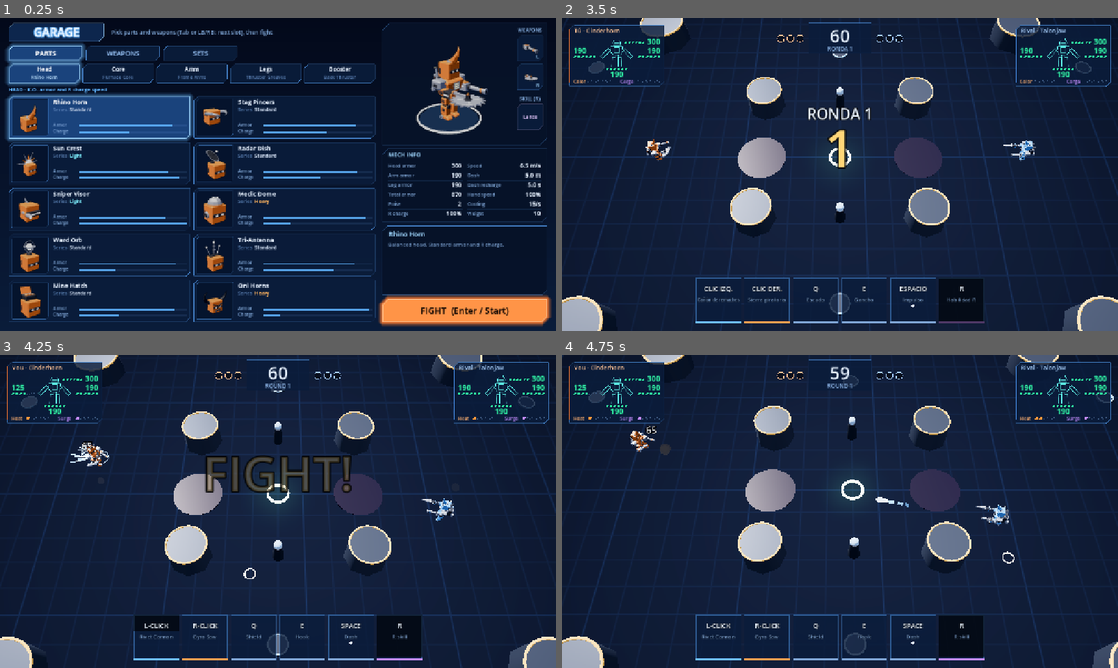
Above: before the commit, frames 1-4 (two rows, left to right).
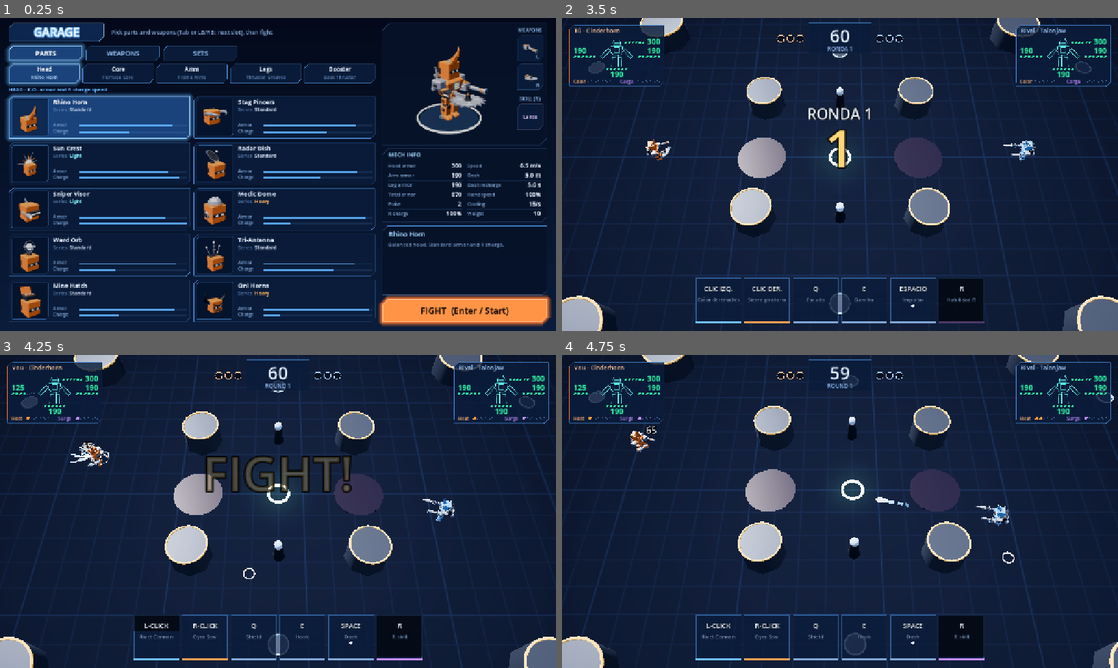
Above: after the commit, the same moments.

Repository: Vegm92/mech-duel
Game: Godot game, scene res://main.tscn
The game is run twice, just before and just after one commit, with the same random seed, the same clock (stepped at 60 frames per second) and the same inputs.
Inputs (mouse positions are in pixels of both pictures, inside the frame that each line leads up to):
- Up to frame 1 (0.25 s): no input
- Up to frame 2 (3.5 s): click "FIGHT (Enter / Start)" at 0.5 s; tap Enter (ui_accept) at 1.25, 1.52, 2.27 s; move the mouse to (962, 158) at 1.27 s; hold D 1.28-2.03 s; tap L at 1.35, 2.3, 2.85 s; click (962, 158) at 1.42 s; tap G at 1.55, 2.1, 3.05 s; move the mouse to (728, 190) at 2.02 s; hold S 2.03-2.78 s; move the mouse to (895, 105) at 2.77 s; hold D from 2.78 s (still down)
- Up to frame 3 (4.25 s): tap Enter (ui_accept) at 3.5, 3.77 s; move the mouse to (250, 574) at 3.52 s; release D at 3.53 s; hold W from 3.53 s (still down); tap G at 3.6 s; click (250, 574) at 3.67 s; tap L at 3.8 s
- Up to frame 4 (4.75 s): move the mouse to (1006, 558) at 4.27 s; release W at 4.28 s; hold A from 4.28 s (still down); tap Tab at 4.35 s; tap Enter (ui_accept) at 4.52 s; tap G at 4.55 s

Frames 1-2 are identical in both runs. In frame 3, 0.6% of the frame differs, in the area x 0-99%, y 0-100%; in frame 4, less than 0.1%.

Commit message:
feat(godot): one smoke, shield ripple, hook cable and pooled effects
- One smoke: every puff layer and the K.O. wreck smoke use the shared
  noise smoke shader (Fx.wreck replaces the mech's own smoke emitter).
- Shield ripple: the view watches act.absorbed and shows a flash card,
  rings and sparks on a block; a guard break gets a bigger burst.
- Hook: team-color cable with a white core, a catch flash, and a cable
  between the mechs while the pull lasts.
- Directional camera kick along the hit line for hits with a direction.
- Pooling: fx meshes, burst emitters, damage numbers and dash
  afterimages are reused instead of freed.
- Sandbox: --block holds the target's shield, --hook auto-throws.

Sim untouched; JS parity and golden hash tests pass.

Design: FX_DESIGN.md (build order steps 4-6)

Co-Authored-By: Claude Opus 5.5 <noreply@anthropic.com>

Diff:
--- a/godot/src/fx.gd
+++ b/godot/src/fx.gd
@@ -18,8 +18,11 @@
 const KO := {"r": 2.0, "ring": 1.8, "ring_secs": 0.45, "stop": 8, "slow": 0.3, "slow_secs": 0.6}
 const LAND := {"ring": 1.15, "ring_secs": 0.3, "spikes": 0.75, "dust": 0.55, "crack": 0.6}
 const DASH := {"every": 3, "ghost_secs": 0.22, "ghost_alpha": 0.4}
+const RIPPLE := {"panel": 1.25, "face": 1.33, "y": 1.05, "r": 0.75, "secs": 0.22, "card": 0.55, "card_secs": 0.07, "broke": 1.7}
+const HOOKED := {"flash": 0.4, "star": 1.4, "ring": 1.1, "secs": 0.18}
+const KICK := {"hit": 1.6, "decay": 14.0, "freq": 42.0}
 const RIBBON := {"steps": 12, "y": 0.07, "edge": 1.2, "tail": 1.2, "head": 0.4, "tip": 0.35, "fade": 0.35, "hot": 0.1, "gain": 1.0}
-const SMOKE := {"step": 0.35, "per": 0.8, "spread": 0.75, "size": Vector2(0.4, 0.75), "grow": 18.0, "swell": 0.35, "rise": 0.7, "fade_in": 6.0, "fade_out": 0.35, "greys": [0.42, 0.34, 0.27], "alpha": 0.85, "segs": 24}
+const SMOKE := {"step": 0.35, "per": 0.8, "spread": 0.75, "size": Vector2(0.4, 0.75), "grow": 18.0, "swell": 0.35, "rise": 0.7, "fade_in": 6.0, "fade_out": 0.35, "greys": [0.42, 0.34, 0.27], "alpha": 0.65, "gain": 1.3, "segs": 24}
 const SMOKE_SHADER := """
 shader_type spatial;
 render_mode blend_mix, depth_draw_never, cull_back, specular_disabled;
@@ -30,9 +33,9 @@
 uniform float churn = 0.35;
 uniform float rim = 0.75;
 uniform float touch = 0.5;
-instance uniform float grey = 0.5;
+uniform float anchor = 1.7;
+instance uniform float grey = 1.0;
 instance uniform float fade = 1.0;
-instance uniform float seed = 0.0;
 varying float lump;
 float hash(vec3 p) {
 	p = fract(p * 0.3183099 + 0.1);
@@ -47,7 +50,7 @@
 		mix(mix(hash(i + vec3(0, 0, 1)), hash(i + vec3(1, 0, 1)), f.x), mix(hash(i + vec3(0, 1, 1)), hash(i + vec3(1, 1, 1)), f.x), f.y), f.z);
 }
 void vertex() {
-	vec3 p = VERTEX * scale + vec3(seed) + vec3(0.0, TIME * churn, 0.0);
+	vec3 p = VERTEX * scale + MODEL_MATRIX[3].xyz * anchor + vec3(0.0, TIME * churn, 0.0);
 	lump = noise(p) * 0.65 + noise(p * 2.3) * 0.35;
 	VERTEX += NORMAL * (lump - 0.5) * 2.0 * bump;
 }
@@ -56,9 +59,9 @@
 	float d = texture(depth_tex, SCREEN_UV).r;
 	vec4 v = INV_PROJECTION_MATRIX * vec4(SCREEN_UV * 2.0 - 1.0, d, 1.0);
 	float gap = clamp((VERTEX.z - v.z / v.w) / touch, 0.0, 1.0);
-	ALBEDO = vec3(grey * (0.8 + 0.4 * lump));
+	ALBEDO = COLOR.rgb * grey * (0.8 + 0.4 * lump);
 	ROUGHNESS = 1.0;
-	ALPHA = alpha * fade * edge * gap;
+	ALPHA = clamp(alpha * COLOR.a * fade * edge * gap, 0.0, 1.0);
 }
 """
 
@@ -109,6 +112,24 @@
 
 static var _smoke_mat: ShaderMaterial
 static var _fire_mat: ShaderMaterial
+
+
+static func smoke_mat() -> ShaderMaterial:
+	if _smoke_mat == null:
+		_smoke_mat = ShaderMaterial.new()
+		_smoke_mat.shader = Shader.new()
+		_smoke_mat.shader.code = SMOKE_SHADER
+		_smoke_mat.set_shader_parameter("alpha", SMOKE.gain)
+	return _smoke_mat
+
+
+static func wreck(mech: Node3D) -> CPUParticles3D:
+	var s := emitter(LAYERS.wreck_smoke)
+	s.emitting = false
+	s.direction = Vector3.UP
+	s.position = Vector3(0, 1.2, 0)
+	mech.add_child(s)
+	return s
 
 
 static func fire_mat() -> ShaderMaterial:
@@ -163,11 +184,14 @@
 	"land_dust": {"mesh": "puff_s", "ramp": "dust", "n": Vector2(14, 14), "speed": Vector2(1, 3), "life": 0.8, "spread": 70.0, "gravity": 0.5, "damp": 4.0, "grow": 2.5},
 	"dash_streaks": {"mesh": "needle", "ramp": "spark", "n": Vector2(12, 12), "speed": Vector2(8, 16), "life": 0.25, "spread": 12.0, "gravity": 0.0, "damp": 18.0, "align": true, "shrink": true, "add": true},
 	"dash_dust": {"mesh": "puff_s", "ramp": "dust", "n": Vector2(5, 5), "speed": Vector2(0.5, 1.5), "life": 0.6, "spread": 60.0, "gravity": 0.4, "damp": 3.0, "grow": 2.0},
+	"wreck_smoke": {"mesh": "puff", "ramp": "smoke_dark", "n": Vector2(28, 28), "speed": Vector2(0.8, 2.0), "life": 1.8, "spread": 20.0, "gravity": 0.8, "damp": 0.5, "grow": 2.0},
+	"shield_sparks": {"mesh": "needle_s", "ramp": "shield", "n": Vector2(4, 12), "speed": Vector2(6, 14), "life": 0.2, "spread": 40.0, "gravity": 0.0, "damp": 30.0, "align": true, "shrink": true, "add": true},
+	"hook_sparks": {"mesh": "needle_s", "ramp": "spark", "n": Vector2(10, 10), "speed": Vector2(6, 14), "life": 0.22, "spread": 180.0, "gravity": 0.0, "damp": 26.0, "align": true, "shrink": true, "add": true},
 	"missile_trail": {"mesh": "puff_s", "ramp": "smoke_thin", "n": Vector2(48, 48), "speed": Vector2(1, 2), "life": 0.55, "spread": 15.0, "gravity": 0.6, "damp": 3.0, "grow": 2.5},
 }
 const MESHES := {
 	"needle": [Vector3(0.08, 0.9, 0.08), 0], "needle_s": [Vector3(0.065, 0.55, 0.065), 0],
-	"chip": [Vector3(0.14, 0.14, 0.14), 0], "chunk": [Vector3(0.26, 0.18, 0.22), 0], "puff": [0.42, 14], "puff_s": [0.2, 10], "fireball": [0.42, 24],
+	"chip": [Vector3(0.14, 0.14, 0.14), 0], "chunk": [Vector3(0.26, 0.18, 0.22), 0], "puff": [0.42, 20], "puff_s": [0.2, 16], "fireball": [0.42, 24],
 }
 const RAMPS := {
 	"spark": [Color8(255, 240, 180), Color8(255, 190, 80), Color8(255, 120, 40), Color8(255, 90, 30, 0)],
@@ -187,6 +211,30 @@
 
 static var _ramps := {}
 static var _curves := {}
+static var _bars: Array = []
+static var _parts: Array = []
+
+
+static func take(list: Array) -> Node:
+	while list.size():
+		var n = list.pop_back()
+		if is_instance_valid(n):
+			return n
+	return null
+
+
+static func park(n: Node, list: Array) -> void:
+	n.visible = false
+	list.append(n)
+
+
+static func place(n: Node3D, parent: Node) -> void:
+	var at := n.get_parent()
+	if at != parent:
+		if at != null:
+			at.remove_child(n)
+		parent.add_child(n)
+	n.visible = true
 
 
 static func weight(dmg: float) -> float:
@@ -232,15 +280,18 @@
 
 
 static func bar(parent: Node3D, p: Vector3, m: Mesh, c: Color, scale_ := Vector3.ONE, rot := Vector3.ZERO, add := true) -> MeshInstance3D:
-	var mi := MeshInstance3D.new()
-	mi.physics_interpolation_mode = Node.PHYSICS_INTERPOLATION_MODE_OFF
+	var mi := take(_bars) as MeshInstance3D
+	if mi == null:
+		mi = MeshInstance3D.new()
+		mi.physics_interpolation_mode = Node.PHYSICS_INTERPOLATION_MODE_OFF
+		mi.cast_shadow = GeometryInstance3D.SHADOW_CASTING_SETTING_OFF
+	place(mi, parent)
 	mi.mesh = m
 	mi.material_override = Mech.flat(c, add)
-	mi.cast_shadow = GeometryInstance3D.SHADOW_CASTING_SETTING_OFF
+	mi.transparency = 0.0
 	mi.position = p
 	mi.rotation = rot
 	mi.scale = scale_
-	parent.add_child(mi)
 	return mi
 
 
@@ -248,7 +299,7 @@
 	var tw := mi.create_tween().set_parallel()
 	tw.tween_property(mi, "scale", to_scale, secs).set_ease(ease_).set_trans(Tween.TRANS_CUBIC)
 	tw.tween_property(mi, "transparency", 1.0, secs).set_ease(Tween.EASE_IN)
-	tw.chain().tween_callback(mi.queue_free)
+	tw.chain().tween_callback(park.bind(mi, _bars))
 
 
 static func flash(parent: Node3D, p: Vector3, size: float, secs: float, c := Color.WHITE) -> void:
@@ -271,11 +322,32 @@
 static func emitter(L: Dictionary, t := 1.0, k := 1.0, g: Gradient = null) -> CPUParticles3D:
 	var s := CPUParticles3D.new()
 	s.physics_interpolation_mode = Node.PHYSICS_INTERPOLATION_MODE_OFF
+	s.cast_shadow = GeometryInstance3D.SHADOW_CASTING_SETTING_OFF
+	return setup(s, L, t, k, g)
+
+
+static func spare(L: Dictionary, t := 1.0, k := 1.0, g: Gradient = null) -> CPUParticles3D:
+	var s := take(_parts) as CPUParticles3D
+	if s == null:
+		s = emitter(L, t, k, g)
+		s.one_shot = true
+		s.explosiveness = 1.0
+		s.finished.connect(park.bind(s, _parts))
+		return s
+	return setup(s, L, t, k, g)
+
+
+static func setup(s: CPUParticles3D, L: Dictionary, t: float, k: float, g: Gradient) -> CPUParticles3D:
 	s.amount = maxi(1, roundi(lerpf(L.n.x, L.n.y, t)))
 	s.lifetime = L.life
 	s.lifetime_randomness = 0.4
 	s.mesh = mesh(L.mesh)
-	s.material_override = fire_mat() if L.get("fire", false) else Mech.flat(Color.WHITE, L.get("add", false))
+	if L.get("fire", false):
+		s.material_override = fire_mat()
+	elif L.mesh.begins_with("puff"):
+		s.material_override = smoke_mat()
+	else:
+		s.material_override = Mech.flat(Color.WHITE, L.get("add", false))
 	s.color_ramp = g if g != null else ramp(L.ramp)
 	s.spread = L.spread
 	s.initial_velocity_min = L.speed.x * k
@@ -288,34 +360,30 @@
 	var grow: float = L.get("grow", 1.0)
 	s.scale_amount_min = 0.7 * grow * size
 	s.scale_amount_max = 1.2 * grow * size
+	s.scale_amount_curve = null
 	if grow != 1.0:
 		s.scale_amount_curve = curve([Vector2(0, 1.0 / grow), Vector2(1, 1)])
 	elif L.get("shrink", false):
 		s.scale_amount_curve = curve([Vector2(0, 1), Vector2(0.6, 0.8), Vector2(1, 0)])
-	if L.has("spin"):
-		s.particle_flag_rotate_y = true
-		s.angle_min = 0.0
-		s.angle_max = 360.0
-		s.angular_velocity_min = -L.spin
-		s.angular_velocity_max = L.spin
-	if L.has("sphere"):
-		s.emission_shape = CPUParticles3D.EMISSION_SHAPE_SPHERE
-		s.emission_sphere_radius = L.sphere * k
-	s.cast_shadow = GeometryInstance3D.SHADOW_CASTING_SETTING_OFF
+	var spin: float = L.get("spin", 0.0)
+	s.particle_flag_rotate_y = spin > 0.0
+	s.angle_max = 360.0 if spin > 0.0 else 0.0
+	s.angular_velocity_min = -spin
+	s.angular_velocity_max = spin
+	s.emission_shape = CPUParticles3D.EMISSION_SHAPE_SPHERE if L.has("sphere") else CPUParticles3D.EMISSION_SHAPE_POINT
+	s.emission_sphere_radius = L.get("sphere", 0.0) * k
+	s.rotation = Vector3.ZERO
 	return s
 
 
 static func fire(parent: Node3D, s: CPUParticles3D) -> CPUParticles3D:
-	s.one_shot = true
-	s.explosiveness = 1.0
-	parent.add_child(s)
-	s.emitting = true
-	s.finished.connect(s.queue_free)
+	place(s, parent)
+	s.restart()
 	return s
 
 
 static func burst(parent: Node3D, p: Vector3, dir: Vector3, L: Dictionary, t := 1.0, k := 1.0, g: Gradient = null) -> CPUParticles3D:
-	var s := emitter(L, t, k, g)
+	var s := spare(L, t, k, g)
 	s.direction = dir
 	s.position = p
 	return fire(parent, s)
@@ -393,7 +461,7 @@
 	star(parent, b, 1.2, 0.1, c)
 	burst(parent, b, Vector3.UP, LAYERS.ray_sparks, 1.0, 1.0, ramp(ramp_name))
 	if along:
-		var s := emitter(LAYERS.beam_sparks, 1.0, 1.0, ramp(ramp_name))
+		var s := spare(LAYERS.beam_sparks, 1.0, 1.0, ramp(ramp_name))
 		s.direction = Vector3.UP
 		s.emission_shape = CPUParticles3D.EMISSION_SHAPE_BOX
 		s.emission_box_extents = Vector3(d.length() / 2.0, 0.1, w / 2.0)
@@ -456,6 +524,39 @@
 	return PARRY.stop
 
 
+static func ripple(parent: Node3D, xf: Transform3D, soaked: float, broke: bool) -> void:
+	var t := weight(soaked) / HIT.w_max
+	var p := xf * Vector3(RIPPLE.face, RIPPLE.y, 0)
+	var out := xf.basis.x.normalized()
+	var yaw := xf.basis.orthonormalized().get_euler().y
+	var size: float = RIPPLE.r * (0.6 + 0.4 * t) * (RIPPLE.broke if broke else 1.0)
+	var rot := Vector3(0, yaw, PI / 2.0)
+	var card := Vector3(0.13, 1.4, 2.3)
+	fade(bar(parent, xf * Vector3(RIPPLE.panel, RIPPLE.y, 0), Mech.box(Vector3.ONE), Color(SHIELD_C, RIPPLE.card), card, Vector3(0, yaw, 0)), RIPPLE.card_secs, card * Vector3(1, 1.08, 1.06))
+	fade(bar(parent, p, Mech.ring(0.9, 1.0), SHIELD_C, Vector3(size * 0.25, 0.3, size * 0.25), rot), RIPPLE.secs, Vector3(size, 0.3, size), Tween.EASE_OUT)
+	fade(bar(parent, p, Mech.ring(0.9, 1.0), Color.WHITE, Vector3(size * 0.15, 0.3, size * 0.15), rot), RIPPLE.secs * 0.7, Vector3(size * 0.6, 0.3, size * 0.6), Tween.EASE_OUT)
+	burst(parent, p, out, LAYERS.shield_sparks, 1.0 if broke else t)
+	if broke:
+		flash(parent, p, BREAK.flash, 0.06)
+		star(parent, p, BREAK.star, HIT.star_secs * 1.5, SHIELD_C)
+		burst(parent, p, out, LAYERS.parry_sparks)
+
+
+static func hooked(parent: Node3D, f: Dictionary, c: Color) -> void:
+	var p := Vector3(f.x, 1.05, f.y)
+	flash(parent, p, HOOKED.flash, 0.05)
+	star(parent, p, HOOKED.star, HOOKED.secs * 0.6, c)
+	ring(parent, p, 0.2, HOOKED.ring, HOOKED.secs, c)
+	burst(parent, p, Vector3.UP, LAYERS.hook_sparks, 1.0, 1.0, tint(c))
+
+
+static func kick_of(f: Dictionary) -> Vector3:
+	var a = f.get("from")
+	if a == null:
+		return Vector3.ZERO
+	return Vector3(-cos(a), 0, -sin(a)) * shake_of(f) * KICK.hit
+
+
 static func shatter(parent: Node3D, mech: Node3D, f: Dictionary, c: Color) -> int:
 	var p := Vector3(f.x, 1.2, f.y)
 	flash(parent, p, BREAK.flash, 0.06)
@@ -504,20 +605,42 @@
 
 
 static func ghost(parent: Node3D, mech: Node3D, c: Color) -> void:
-	var g := mech.duplicate(0) as Node3D
-	var m := Mech.flat(Color(c, DASH.ghost_alpha), true).duplicate() as StandardMaterial3D
-	for n in g.find_children("*", "", true, false):
-		if n is CPUParticles3D or (n is Node3D and n.top_level):
-			n.queue_free()
-		elif n is GeometryInstance3D:
-			n.material_override = m
-			n.cast_shadow = GeometryInstance3D.SHADOW_CASTING_SETTING_OFF
-	g.physics_interpolation_mode = Node.PHYSICS_INTERPOLATION_MODE_OFF
-	parent.add_child(g)
+	if not mech.has_meta("ghosts"):
+		mech.set_meta("ghosts", [])
+		mech.set_meta("spare_ghosts", [])
+	var g := take(mech.get_meta("spare_ghosts")) as Node3D
+	if g == null:
+		g = mech.duplicate(0) as Node3D
+		var m := Mech.flat(Color(c, DASH.ghost_alpha), true).duplicate() as StandardMaterial3D
+		var pairs := []
+		var src := mech.find_children("*", "Node3D", true, false)
+		var dst := g.find_children("*", "Node3D", true, false)
+		for i in dst.size():
+			var n: Node3D = dst[i]
+			if n is CPUParticles3D or n.top_level:
+				n.visible = false
+				if n is CPUParticles3D:
+					(n as CPUParticles3D).emitting = false
+				continue
+			if n is GeometryInstance3D:
+				n.material_override = m
+				n.cast_shadow = GeometryInstance3D.SHADOW_CASTING_SETTING_OFF
+			pairs.append([src[i], n])
+		g.set_meta("pairs", pairs)
+		g.set_meta("mat", m)
+		g.physics_interpolation_mode = Node.PHYSICS_INTERPOLATION_MODE_OFF
+		mech.get_meta("ghosts").append(g)
+	else:
+		for p in g.get_meta("pairs"):
+			p[1].transform = p[0].transform
+			p[1].visible = p[0].visible
+	place(g, parent)
 	g.global_transform = mech.global_transform
+	var mat: StandardMaterial3D = g.get_meta("mat")
+	mat.albedo_color.a = DASH.ghost_alpha
 	var tw := g.create_tween()
-	tw.tween_property(m, "albedo_color:a", 0.0, DASH.ghost_secs)
-	tw.tween_callback(g.queue_free)
+	tw.tween_property(mat, "albedo_color:a", 0.0, DASH.ghost_secs)
+	tw.tween_callback(park.bind(g, mech.get_meta("spare_ghosts")))
 
 
 static func ribbon(im: ImmediateMesh, a: Vector2, b: Vector2, w: float, c: Color, life: float) -> void:
@@ -565,16 +688,10 @@
 		var p := a + d.normalized() * along + off
 		born.append([p, w * rng.randf_range(SMOKE.size.x, SMOKE.size.y), age])
 		if n.get_child_count() <= i:
-			if _smoke_mat == null:
-				_smoke_mat = ShaderMaterial.new()
-				_smoke_mat.shader = Shader.new()
-				_smoke_mat.shader.code = SMOKE_SHADER
-				_smoke_mat.set_shader_parameter("alpha", SMOKE.alpha)
-			var mi := Mech.add(n, Mech.ball(1.0, SMOKE.segs), _smoke_mat)
+			var mi := Mech.add(n, Mech.ball(1.0, SMOKE.segs), smoke_mat())
 			mi.cast_shadow = GeometryInstance3D.SHADOW_CASTING_SETTING_OFF
 			mi.physics_interpolation_mode = Node.PHYSICS_INTERPOLATION_MODE_OFF
 			mi.set_instance_shader_parameter("grey", SMOKE.greys[i % SMOKE.greys.size()])
-		(n.get_child(i) as MeshInstance3D).set_instance_shader_parameter("seed", rng.randf() * 100.0)
 	var left := float(tr.t) / float(tr.T)
 	var spent := 1.0 - left
 	for i in born.size():
@@ -586,7 +703,7 @@
 		mi.visible = true
 		mi.scale = Vector3.ONE * r
 		mi.position = Vector3(b[0].x, r * 0.55 + SMOKE.rise * spent, b[0].y)
-		mi.set_instance_shader_parameter("fade", minf(t / SMOKE.fade_in, 1.0) * minf(left / SMOKE.fade_out, 1.0))
+		mi.set_instance_shader_parameter("fade", SMOKE.alpha * minf(t / SMOKE.fade_in, 1.0) * minf(left / SMOKE.fade_out, 1.0))
 
 
 static func trail(parent: Node3D) -> CPUParticles3D:
--- a/godot/src/main.gd
+++ b/godot/src/main.gd
@@ -36,12 +36,16 @@
 var shooting := false
 var tapped := {}
 var shake := 0.0
+var kick := Vector3.ZERO
+var kick_t := 0.0
 var stop := 0
 var slow := 0.0
 var sandbox := false
 var gun := -1
 var auto_fire := true
 var guard := false
+var block := false
+var auto_hook := false
 var refill := true
 var auto_dash := false
 var frozen := false
@@ -106,6 +110,10 @@
 			hover_arg = a.substr(8)
 		elif a == "--guard":
 			guard = true
+		elif a == "--block":
+			block = true
+		elif a == "--hook":
+			auto_hook = true
 		elif a == "--norefill":
 			refill = false
 		elif a == "--dash":
@@ -382,9 +390,12 @@
 			if auto_dash and state.tick % SANDBOX.dash == 0:
 				me.dash = true
 				me.my = -1.0
+			if auto_hook:
+				me.hook = state.tick % 2 == 0
 			foe = Sim.IDLE.duplicate()
 			foe.ax = state.mechs[0].x
 			foe.ay = state.mechs[0].y
+			foe.shield = block
 			if guard:
 				for s in state.shots:
 					if s.owner == 0 and Vector2(s.x - t.x, s.y - t.y).length() < SANDBOX.guard:
@@ -394,6 +405,10 @@
 		view.sync(state, aim, delta)
 	shake = maxf(shake, view.shake)
 	view.shake = 0.0
+	if view.kick.length() > kick.length() * exp(-kick_t * Fx.KICK.decay):
+		kick = view.kick
+		kick_t = 0.0
+	view.kick = Vector3.ZERO
 	stop = maxi(stop, view.stop)
 	view.stop = 0
 	slow = maxf(slow, view.slow)
@@ -481,8 +496,10 @@
 		Engine.time_scale = Fx.KO.slow if slow > 0.0 else 1.0
 	shake = maxf(0.0, shake - delta * 2.5)
 	var s := shake * shake
-	cam.h_offset = randf_range(-1.0, 1.0) * s * 0.6
-	cam.v_offset = randf_range(-1.0, 1.0) * s * 0.6
+	kick_t += delta
+	var k := -kick * exp(-kick_t * Fx.KICK.decay) * cos(kick_t * Fx.KICK.freq)
+	cam.h_offset = randf_range(-1.0, 1.0) * s * 0.6 + k.dot(cam.global_basis.x)
+	cam.v_offset = randf_range(-1.0, 1.0) * s * 0.6 + k.dot(cam.global_basis.y)
 
 
 func part_sheet(slot: String) -> void:
--- a/godot/src/mech.gd
+++ b/godot/src/mech.gd
@@ -284,21 +284,6 @@
 	bubble.visible = false
 	aim_line = add(torso, box(Vector3(1, 0.06, 1)), glow(Color8(255, 190, 90), 4.0, 0.6), Vector3(0, 1.08, 0))
 	aim_line.visible = false
-	smoke = CPUParticles3D.new()
-	smoke.amount = 28
-	smoke.lifetime = 1.8
-	smoke.emitting = false
-	smoke.direction = Vector3.UP
-	smoke.spread = 20.0
-	smoke.initial_velocity_min = 0.8
-	smoke.initial_velocity_max = 2.0
-	smoke.gravity = Vector3(0.3, 0.8, 0)
-	smoke.scale_amount_min = 0.5
-	smoke.scale_amount_max = 1.5
-	smoke.mesh = ball(0.35, 8)
-	smoke.material_override = mat(Color(0.12, 0.12, 0.14, 0.6), 0.0, 0.0, 1.0)
-	smoke.position = Vector3(0, 1.2, 0)
-	add_child(smoke)
 	var tm := StandardMaterial3D.new()
 	tm.shading_mode = BaseMaterial3D.SHADING_MODE_UNSHADED
 	tm.vertex_color_use_as_albedo = true
--- a/godot/src/view.gd
+++ b/godot/src/view.gd
@@ -43,6 +43,8 @@
 var heal_cross: Node3D
 var jets := []
 var cones := {}
+var labels := []
+var kick := Vector3.ZERO
 var reticle: MeshInstance3D
 var danger: MeshInstance3D
 var danger_mesh := ImmediateMesh.new()
@@ -243,12 +245,15 @@
 
 func reset(state: Dictionary) -> void:
 	for m in mechs:
+		for g in m.get_meta("ghosts", []):
+			g.queue_free()
 		m.queue_free()
 	mechs.clear()
 	for m in state.mechs:
 		var node := Mech.new()
 		add_child(node)
 		node.build(m.loadout, m.team)
+		node.smoke = Fx.wreck(node)
 		mechs.append(node)
 	for n in active:
 		n.visible = false
@@ -275,6 +280,16 @@
 		var act = state.mechs[i].act
 		if act != null and act.k == "dash" and act.get("ph") == "go" and tick % Fx.DASH.every == 0:
 			Fx.ghost(self, mechs[i], Mech.TEAM[state.mechs[i].team])
+		guard(state.mechs[i], mechs[i])
+		var pull = state.mechs[i].pull
+		if pull != null:
+			var by = state.mechs[pull.by]
+			var cab := node_for(pull, "cable")
+			var d := Vector2(state.mechs[i].x - by.x, state.mechs[i].y - by.y)
+			cab.position = Vector3(state.mechs[i].x, 1.05, state.mechs[i].y)
+			cab.rotation = Vector3(0, -d.angle(), 0)
+			tether(cab, d.length(), Mech.TEAM[by.team])
+			settle(cab)
 	reticle.position = aim + Vector3(0, 0.05, 0)
 	reticle.visible = state.phase == "fight" and not state.mechs[0].ko
 	for f in state.fx:
@@ -330,6 +345,25 @@
 	arena(state)
 
 
+func guard(m: Dictionary, node) -> void:
+	var was: float = node.get_meta("soaked", 0.0)
+	var got: float = m.act.get("absorbed", 0.0) if Sim.shield_up(m) else 0.0
+	if got > was:
+		Fx.ripple(self, node.shield.global_transform, got - was, false)
+	elif was > 0.0 and m.act == null and m.cd.shield > Sim.SHIELD.cd:
+		Fx.ripple(self, node.shield.global_transform, was, true)
+	node.set_meta("soaked", got)
+
+
+func tether(n: Node3D, ln: float, c: Color) -> void:
+	var w := 1.0 + 0.3 * sin(tick * 1.7)
+	for i in 2:
+		var b: MeshInstance3D = n.get_child(i)
+		b.position = Vector3(-ln / 2.0, 0, 0)
+		b.scale = Vector3(ln, w, w)
+	n.get_child(0).material_override = Mech.flat(Color(c, 0.85), true)
+
+
 func node_for(o: Dictionary, kind: String) -> Node3D:
 	var n = o.get("_n")
 	if n == null:
@@ -370,7 +404,13 @@
 			n = Node3D.new()
 			add_child(n)
 			Mech.add(n, Mech.box(Vector3(0.4, 0.2, 0.4)), Mech.mat(Mech.STEEL, 0.0, 0.8, 0.3))
-			Mech.add(n, Mech.box(Vector3(1, 0.06, 0.06)), Mech.mat(Color8(120, 126, 140), 0.0, 0.8, 0.3))
+			make("cable").reparent(n, false)
+		"cable":
+			n = Node3D.new()
+			add_child(n)
+			for w in [0.08, 0.03]:
+				var b := Mech.add(n, Mech.box(Vector3(1, w, w)), Mech.flat(Color.WHITE, true))
+				b.cast_shadow = GeometryInstance3D.SHADOW_CASTING_SETTING_OFF
 		"lob":
 			n = Node3D.new()
 			add_child(n)
@@ -464,9 +504,7 @@
 			var o = state.mechs[s.owner]
 			var back := Vector2(o.x - s.x, o.y - s.y)
 			n.rotation = Vector3(0, -(-back).angle(), 0)
-			var chain: MeshInstance3D = n.get_child(1)
-			chain.scale = Vector3(back.length(), 1, 1)
-			chain.position = Vector3(-back.length() / 2.0, 0, 0)
+			tether(n.get_child(1), back.length(), Mech.TEAM[team])
 	settle(n)
 
 
@@ -624,22 +662,25 @@
 
 
 func number(p: Vector3, text: String, c: Color, size: int) -> void:
-	var l := Label3D.new()
-	l.physics_interpolation_mode = Node.PHYSICS_INTERPOLATION_MODE_OFF
+	var l := Fx.take(labels) as Label3D
+	if l == null:
+		l = Label3D.new()
+		l.physics_interpolation_mode = Node.PHYSICS_INTERPOLATION_MODE_OFF
+		l.outline_size = 14
+		l.outline_modulate = Color(0, 0, 0, 0.85)
+		l.billboard = BaseMaterial3D.BILLBOARD_ENABLED
+		l.no_depth_test = true
+		l.pixel_size = 0.012
+	Fx.place(l, self)
 	l.text = text
 	l.font_size = size
-	l.outline_size = 14
 	l.modulate = c
-	l.outline_modulate = Color(0, 0, 0, 0.85)
-	l.billboard = BaseMaterial3D.BILLBOARD_ENABLED
-	l.no_depth_test = true
-	l.pixel_size = 0.012
+	l.transparency = 0.0
 	l.position = p
-	add_child(l)
 	var tw := l.create_tween().set_parallel()
 	tw.tween_property(l, "position:y", p.y + 1.6, 0.75).set_ease(Tween.EASE_OUT).set_trans(Tween.TRANS_QUAD)
 	tw.tween_property(l, "transparency", 1.0, 0.45).set_delay(0.3)
-	tw.chain().tween_callback(l.queue_free)
+	tw.chain().tween_callback(Fx.park.bind(l, labels))
 
 
 func beam(x1: float, y1: float, x2: float, y2: float, w: float, c: Color, secs: float, energy := 5.0) -> void:
@@ -665,7 +706,11 @@
 			var head: bool = f.get("head", false)
 			Fx.hit(self, f, shooter_color(state, f))
 			number(p + Vector3(0, 1.3, 0), str(int(f.n)), Color8(255, 230, 120) if head else Color.WHITE, 80 if head else 60)
-			shake = maxf(shake, Fx.shake_of(f))
+			var push := Fx.kick_of(f)
+			if push == Vector3.ZERO:
+				shake = maxf(shake, Fx.shake_of(f))
+			elif push.length() > kick.length():
+				kick = push
 			stop = maxi(stop, Fx.stop_of(f))
 		"boom":
 			var big: bool = f.get("big", false)
@@ -709,7 +754,9 @@
 			pop(ground, 1.3, Color8(90, 255, 150), 0.45)
 			if f.k == "heal":
 				number(p + Vector3(0, 1.3, 0), "+%d" % int(f.n), Color8(120, 255, 170), 60)
-		"hooked", "soak":
+		"hooked":
+			Fx.hooked(self, f, Mech.TEAM[team_of(state, f.by)])
+		"soak":
 			pop(p, 1.1, Color8(150, 200, 255), 0.25)
 		"magnet":
 			beam(f.x1, f.y1, f.x2, f.y2, 0.18, Color8(205, 125, 255), 0.3)
Not shown, changed: CLAUDE.md
Not shown, changed: FX_DESIGN.md
